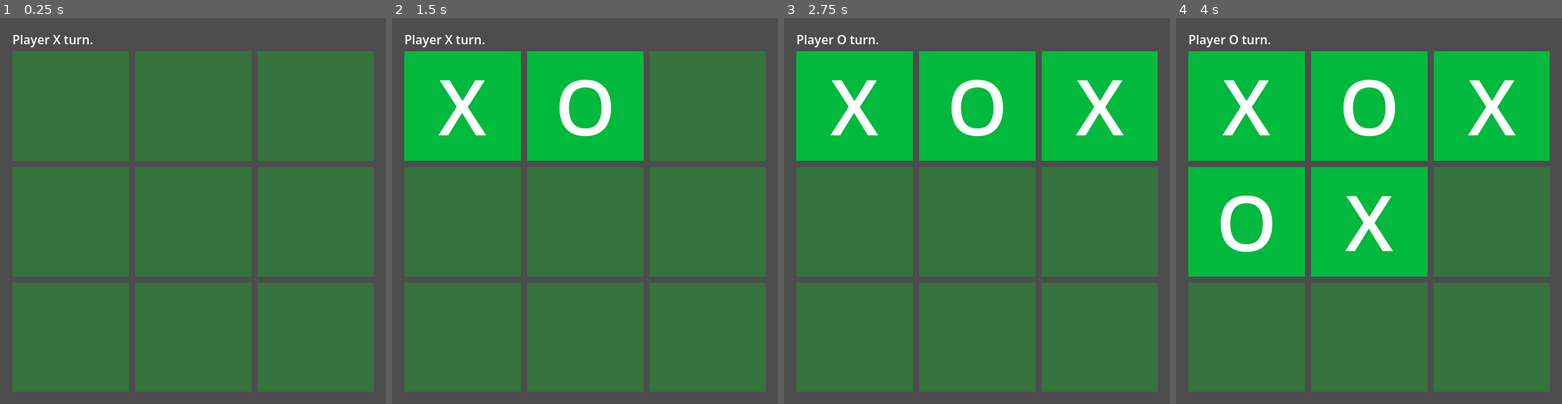
Above: before the commit, frames 1-4 (left to right).
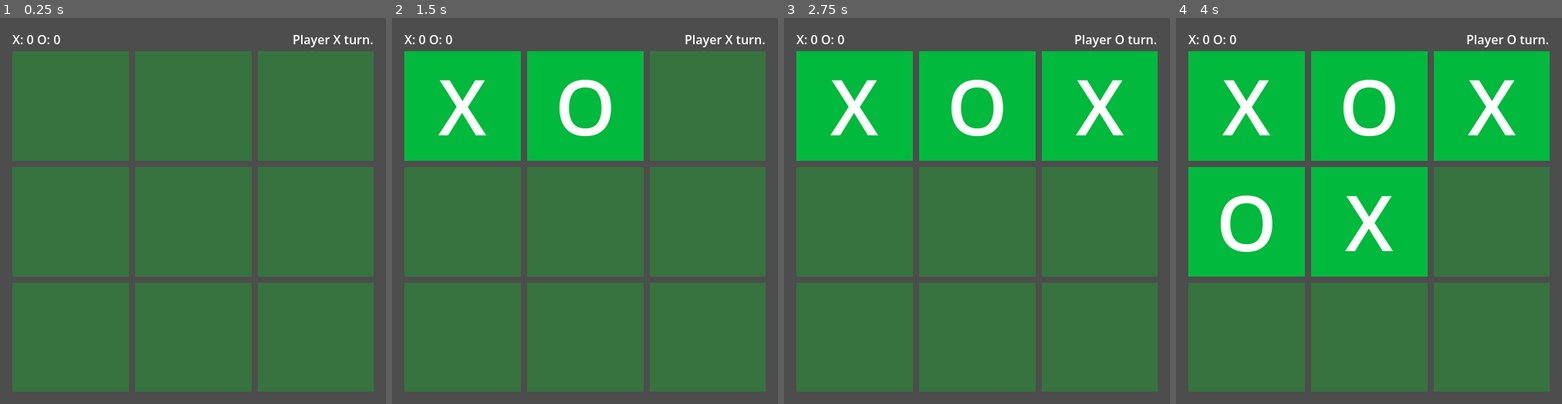
Above: after the commit, the same moments.

Repository: kevincabanilla/tic-tac-toe
Game: Godot game, scene res://scenes/main/main.tscn
The game is run twice, just before and just after one commit, with the same random seed, the same clock (stepped at 60 frames per second) and the same inputs.
Inputs (mouse positions are in pixels of both pictures, inside the frame that each line leads up to):
- Up to frame 1 (0.25 s): no input
- Up to frame 2 (1.5 s): click (461, 106) at 0.5 s; click (585, 106) at 1.25 s
- Up to frame 3 (2.75 s): click (1100, 106) at 2 s
- Up to frame 4 (4 s): click (1245, 222) at 2.75 s; click (1369, 222) at 3.5 s

The runs differ from the first frame. In frame 1, 0.4% of the frame differs, in the area x 3-97%, y 4-8%; in frame 2, 0.4%; in frame 3, 0.5%; in frame 4, 0.5%.

Commit message:
feat: add scoring

Diff:
--- a/scenes/main/main.gd
+++ b/scenes/main/main.gd
@@ -1,11 +1,14 @@
 extends Node
 
 @onready var game_manager = $GameManager
+@onready var score_manager = $ScoreManager
 @onready var game_ui = $GameUi
 @onready var game_menu = $GameMenu
 
 
 func _on_game_manager_game_over(winner: Enums.Player) -> void:
+	score_manager.add_score(winner)
+	game_ui.update_score(score_manager.get_player_x_score(), score_manager.get_player_o_score())
 	game_menu.set_message("Player %s wins!" % ("X" if winner == Enums.Player.X else "O"))
 	game_menu.visible = true
 
--- a/scenes/main/main.tscn
+++ b/scenes/main/main.tscn
@@ -3,12 +3,15 @@
 [ext_resource type="PackedScene" uid="uid://b3rs54djx0x63" path="res://scenes/ui/game-ui.tscn" id="1_hyk8p"]
 [ext_resource type="PackedScene" uid="uid://46m7iq1m4kha" path="res://scenes/managers/game_manager.tscn" id="1_iuonh"]
 [ext_resource type="Script" uid="uid://5s7sa14jk78r" path="res://scenes/main/main.gd" id="1_k2fmo"]
+[ext_resource type="PackedScene" uid="uid://cnceea7l7d7t6" path="res://scenes/managers/score_manager.tscn" id="3_6q06x"]
 [ext_resource type="PackedScene" uid="uid://8y1snlyqkspj" path="res://scenes/ui/game_menu.tscn" id="3_l3cfh"]
 
 [node name="Main" type="Node" unique_id=553093518]
 script = ExtResource("1_k2fmo")
 
 [node name="GameManager" parent="." unique_id=244457677 instance=ExtResource("1_iuonh")]
+
+[node name="ScoreManager" parent="." unique_id=1848482632 instance=ExtResource("3_6q06x")]
 
 [node name="GameUi" parent="." unique_id=209699471 node_paths=PackedStringArray("game_manager") instance=ExtResource("1_hyk8p")]
 game_manager = NodePath("../GameManager")
--- /dev/null
+++ b/scenes/managers/score_manager.gd
@@ -0,0 +1,18 @@
+extends Node
+class_name ScoreManager
+
+var _player_x_score = 0
+var _player_o_score: = 0
+
+func add_score(player: Enums.Player) -> void:
+	match player:
+		Enums.Player.X:
+			_player_x_score += 1
+		_: # wildcard pattern (default)
+			_player_o_score += 1
+
+func get_player_x_score() -> int:
+	return _player_x_score
+
+func get_player_o_score() -> int:
+	return _player_o_score
--- /dev/null
+++ b/scenes/managers/score_manager.tscn
@@ -0,0 +1,6 @@
+[gd_scene format=3 uid="uid://cnceea7l7d7t6"]
+
+[ext_resource type="Script" uid="uid://d3kflmyslcqst" path="res://scenes/managers/score_manager.gd" id="1_cjksi"]
+
+[node name="ScoreManager" type="Node" unique_id=1848482632]
+script = ExtResource("1_cjksi")
--- a/scenes/ui/game-ui.tscn
+++ b/scenes/ui/game-ui.tscn
@@ -20,7 +20,25 @@
 [node name="VBoxContainer" type="VBoxContainer" parent="MarginContainer" unique_id=1726796249]
 layout_mode = 2
 
-[node name="TurnLabel" type="Label" parent="MarginContainer/VBoxContainer" unique_id=1637222362]
+[node name="HFlowContainer" type="HFlowContainer" parent="MarginContainer/VBoxContainer" unique_id=173651554]
+layout_mode = 2
+
+[node name="XScoreLabel" type="Label" parent="MarginContainer/VBoxContainer/HFlowContainer" unique_id=1125363999]
+unique_name_in_owner = true
+layout_mode = 2
+text = "X: 0"
+
+[node name="OScoreLabel" type="Label" parent="MarginContainer/VBoxContainer/HFlowContainer" unique_id=619267789]
+unique_name_in_owner = true
+layout_mode = 2
+text = "O: 0"
+
+[node name="HFlowContainer" type="HFlowContainer" parent="MarginContainer/VBoxContainer/HFlowContainer" unique_id=2011159046]
+layout_mode = 2
+size_flags_horizontal = 3
+alignment = 2
+
+[node name="TurnLabel" type="Label" parent="MarginContainer/VBoxContainer/HFlowContainer/HFlowContainer" unique_id=1637222362]
 unique_name_in_owner = true
 layout_mode = 2
 text = "Player %s turn"
--- a/scenes/ui/game_ui.gd
+++ b/scenes/ui/game_ui.gd
@@ -29,6 +29,10 @@
 			button.text = ""
 			button.disabled = false
 
+func update_score(x_score: int, o_score: int) -> void:
+	%XScoreLabel.text = "X: %s" % x_score
+	%OScoreLabel.text = "O: %s" % o_score
+
 
 func change_player(current_player: Enums.Player) -> void:
 	current_player = current_player
Not shown, added: scenes/managers/score_manager.gd.uid
